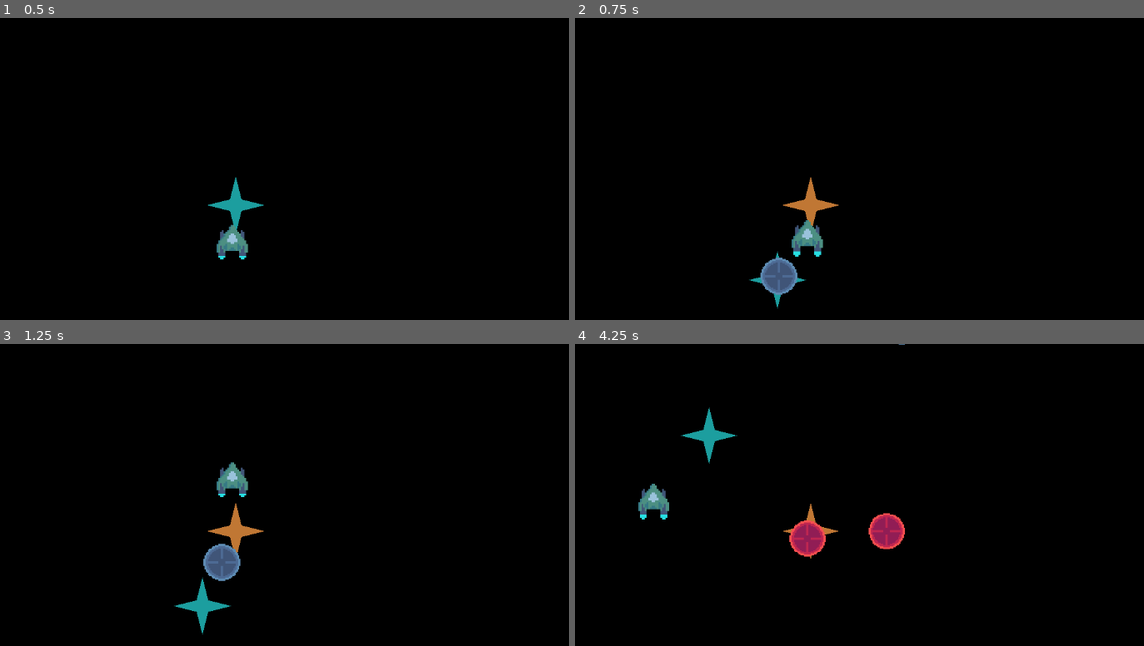
Above: before the commit, frames 1-4 (two rows, left to right).
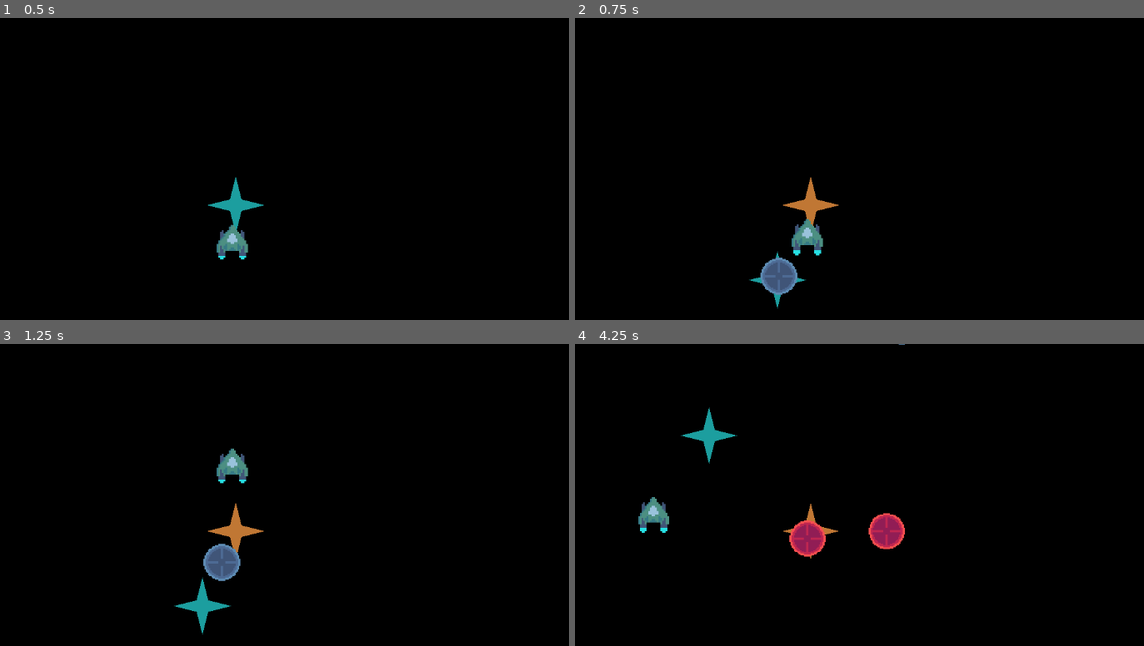
Above: after the commit, the same moments.

Repository: townofdon/godot-physics-test-2d
Game: Godot game, scene res://gameplay.tscn
Two runs of this game, one before a commit and one after it. Both use one fixed random seed, a clock stepped at 60 frames per second and the inputs below.
Inputs (mouse positions are in pixels of both pictures, inside the frame that each line leads up to):
- Up to frame 1 (0.5 s): no input
- Up to frame 2 (0.75 s): move the mouse to (779, 280) at 0.52 s; hold Up (up) from 0.53 s (still down); hold Shift (shift) from 0.53 s (still down); click (779, 280) at 0.67 s
- Up to frame 3 (1.25 s): keep holding Up (up); keep holding Shift (shift)
- Up to frame 4 (4.25 s): release Up (up) at 1.25 s; release Shift (shift) at 1.25 s; drag from (1013, 588) to (779, 606) at 1.27 s; move the mouse to (609, 473) at 2.02 s; hold Left (left) 2.03-2.75 s; hold - (zoom_out) 2.03-2.75 s; drag from (842, 531) to (609, 473) at 2.77 s; move the mouse to (711, 437) at 3.52 s; hold Down (down) from 3.53 s (still down); hold = (zoom_in) from 3.53 s (still down)

Frame 1 is identical in both runs. In frame 2, 0.1% of the frame differs, in the area x 38-44%, y 66-80%; in frame 3, 0.6%, in the area x 38-44%, y 34-51%; in frame 4, 0.6%.

Commit message:
tweak ranges of kinematic stats vars

Diff:
--- a/core/KinematicStats.gd
+++ b/core/KinematicStats.gd
@@ -10,7 +10,7 @@
 
 var constants:KinematicConstants = KinematicConstants.new(DEFAULT_F, DEFAULT_Z, DEFAULT_R)
 
-@export_range(0.0001, 2, 0.0001, "exp") var f:float = DEFAULT_F:
+@export_range(0.0001, 10, 0.0001, "exp") var f:float = DEFAULT_F:
 	get:
 		return f
 	set(value):
@@ -38,7 +38,7 @@
 		use_pole_matching = value
 		_update_constants()
 		on_stats_changed.emit()
-@export_range(0.5, 20, 0.5) var domain:float = 2.0:
+@export_range(0.5, 20, 0.5, "exp") var domain:float = 2.0:
 	get:
 		return domain
 	set(value):
--- a/resources/kinematic_stats.tres
+++ b/resources/kinematic_stats.tres
@@ -4,8 +4,8 @@
 
 [resource]
 script = ExtResource("1_5egc1")
-f = 1.0102
-z = 0.827
+f = 1.1265
+z = 0.684
 r = 0.0
 use_pole_matching = false
 domain = 0.5
